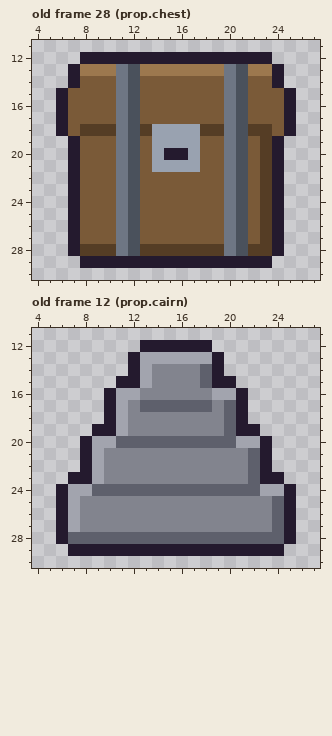
Pixel-art file: assets/aseprite/props.aseprite. The first picture shows the starting point.
32x32 pixels, 56 frames. Shown: old frame 28 (prop.chest): x 4..27, y 11..30; old frame 12 (prop.cairn): x 4..27, y 11..30. The commit also changed other frames, which this record leaves out.
Once edited:
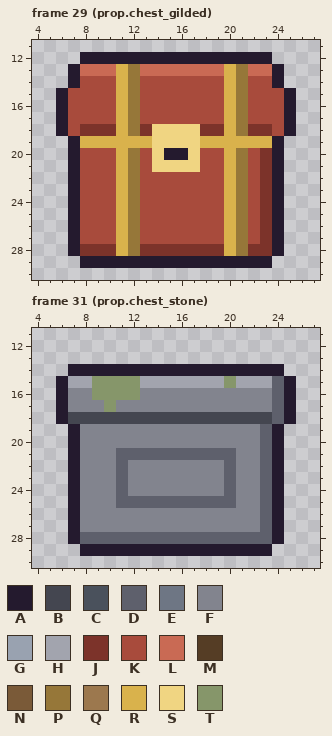
Palette (. is transparent): A #241a2e  B #444650  C #4a515c  D #5e606c  E #6e7684  F #82848e  G #99a2b0  H #a2a4ae  J #7c332a  K #a84b3c  L #c96a54  M #553d25  N #7a5a38  P #967739  Q #9c784e  R #d9b24c  S #f0d582  T #86966a
A new or re-ordered frame is compared with the old frame closest to it.
The exact change:
frames 56 -> 60
Changed rows in their new state; - is an unchanged pixel.
Frame 29 (prop.chest_gilded) is new; against old frame 28 (prop.chest):
first column x 7:
13 -LLLRPLLLLLLLRPLL-
14 -KKKRPKKKKKKKRPKK-
15 KKKKRPKKKKKKKRPKKK
16 KKKKRPKKKKKKKRPKKK
17 KKKKRPKKKKKKKRPKKK
18 KJJJRPJSSSSJJRPJJK
19 -RRRRRRSSSSRRRRRR-
20 -KKKRPKS--SKKRPKJ-
21 -KKKRPKSSSSKKRPKJ-
22 -KKKRPKKKKKKKRPKJ-
23 -KKKRPKKKKKKKRPKJ-
24 -KKKRPKKKKKKKRPKJ-
25 -KKKRPKKKKKKKRPKJ-
26 -KKKRPKKKKKKKRPKJ-
27 -KKKRPKKKKKKKRPKJ-
28 -JJJRPJJJJJJJRPJJ-
Frame 31 (prop.chest_stone) is new; against old frame 12 (prop.cairn):
first column x 6:
12 -------......-------
13 ------........------
14 -AAAAA-AAAAAA-AAAAA-
15 AHHTTTT-HHHHHHTHHHDA
16 AFFTTTT------FFFFFDA
17 AFFFTF-FFFFFF-FFFFDA
18 ABBBBBBBBBBBBBBBBBDA
19 -AFFFF--------FFFDA-
20 -AFFFFFFFFFFFFFFFDA-
21 -AFF-DDDDDDDDDD-FDA-
22 -AFF-D--------D-FDA-
23 --FF-D--------D-FD--
24 .AFFF-FFFFFFFF-FFDA.
25 .A---DDDDDDDDDD--DA.
26 .A---------------DA.
27 .A---------------DA.
28 .A----------------A.
29 -.----------------.-
Where, in picture pixels (left, top, right, bottom), the same in both pictures:
changed: (68, 64, 284, 256)
changed: (56, 340, 296, 556)
